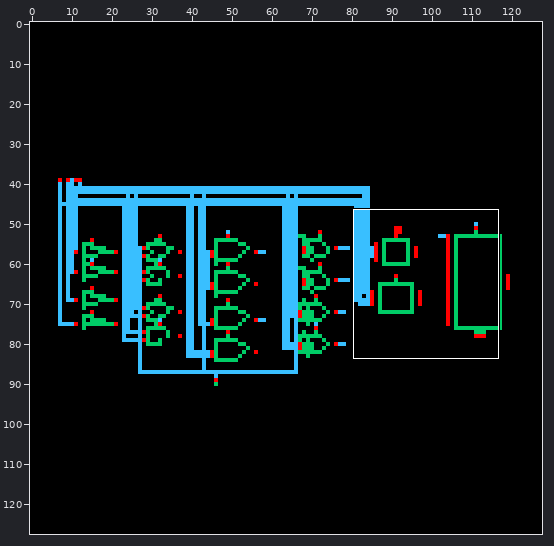
Sprite sheet, stored at ALU_FINAL/schematic/thumbnail_128x128.png. The picture above shows the old version from afar; the outline marks the close-up.
Close-up. Earlier state:
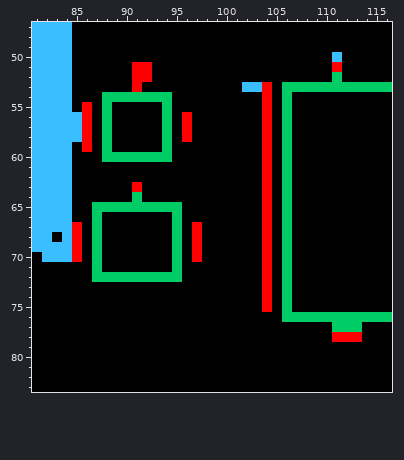
The file is 128x128 pixels. Shown: x 81..116, y 47..83.
The result:
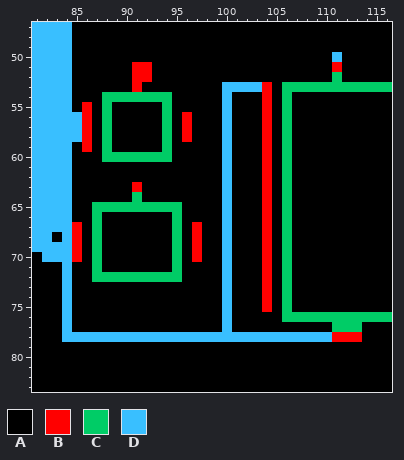
Palette (. is transparent): A #000000  B #ff0000  C #00cc66  D #39bfff
What changed:
Changed rows in their new state; - is an unchanged pixel.
first column x 84:
53 ----------------DD---------
54 ----------------D----------
55 ----------------D----------
56 ----------------D----------
57 ----------------D----------
58 ----------------D----------
59 ----------------D----------
60 ----------------D----------
61 ----------------D----------
62 ----------------D----------
63 ----------------D----------
64 ----------------D----------
65 ----------------D----------
66 ----------------D----------
67 ----------------D----------
68 ----------------D----------
69 ----------------D----------
70 ----------------D----------
71 D---------------D----------
72 D---------------D----------
73 D---------------D----------
74 D---------------D----------
75 D---------------D----------
76 D---------------D----------
77 D---------------D----------
78 DDDDDDDDDDDDDDDDDDDDDDDDDDD
Pixel boxes of the changes (left, top, right, bottom) in both close-ups:
changed: (62, 82, 332, 342)
